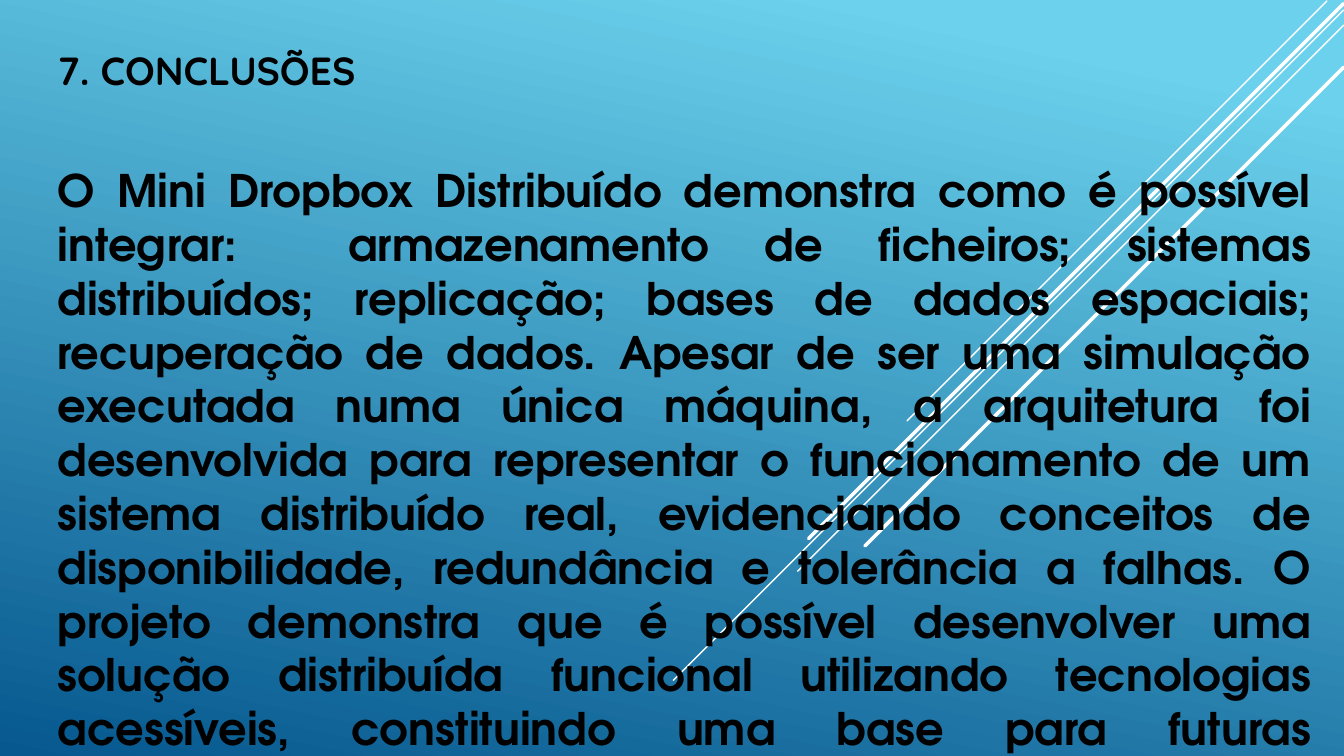
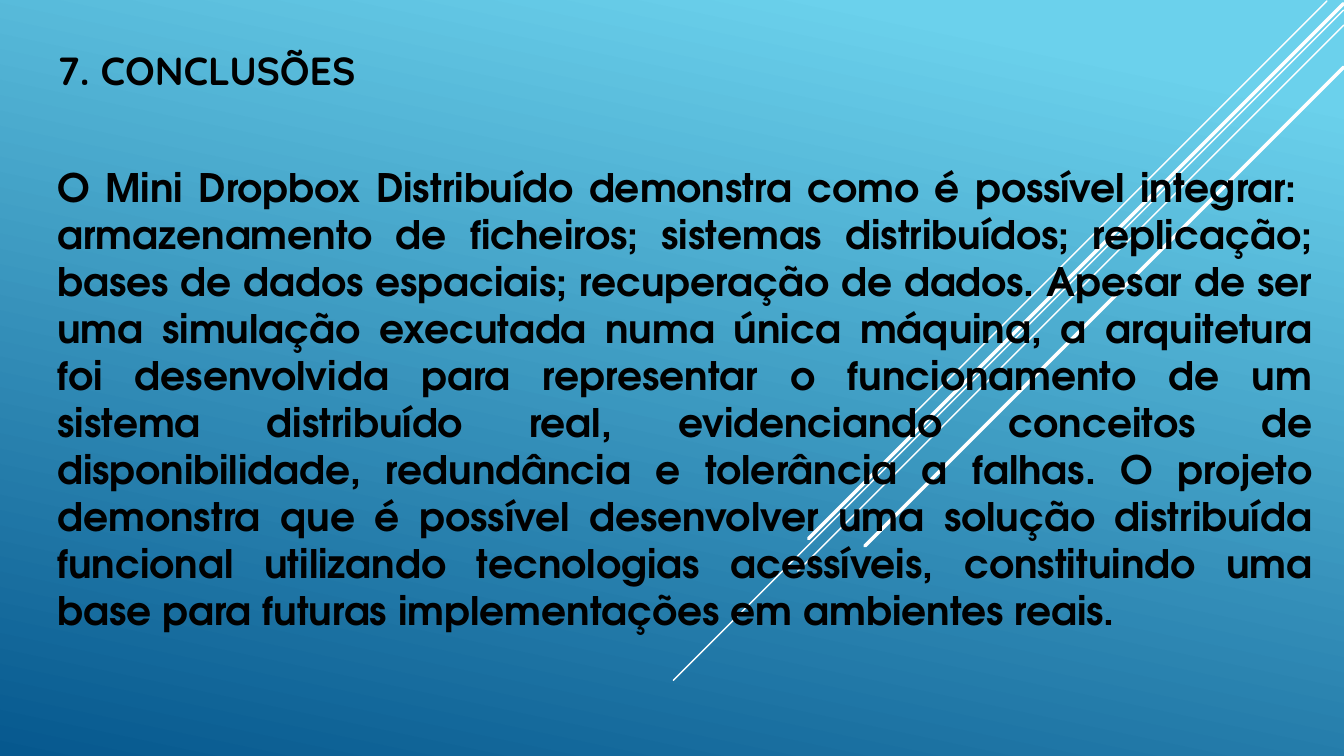
Before and after one commit to boaresantonio-ux/MiniDropbox, a slide deck: slide 13 of Boares_Gunza___Rita_Manuel.pptx. Drawn at 1344x756 pixels with LibreOffice and Linux fonts; fonts in the diff are those of the drawing. Boxes give left, top, right and bottom in pixels: in the first picture for what was removed or moved away, otherwise in the second. Text is boxed around its words. In the diff, an @@ line names an element or a change of style, - is before the commit and + after.

```diff
--- a/Boares_Gunza___Rita_Manuel.pptx
+++ b/Boares_Gunza___Rita_Manuel.pptx
@@ text "O Mini Dropbox Distribuído demonstra ..." at (58,159,1312,642): size 32 to 28 pt @@
```
Also in this commit, not shown: 1 other slide changed, 18 other files.
